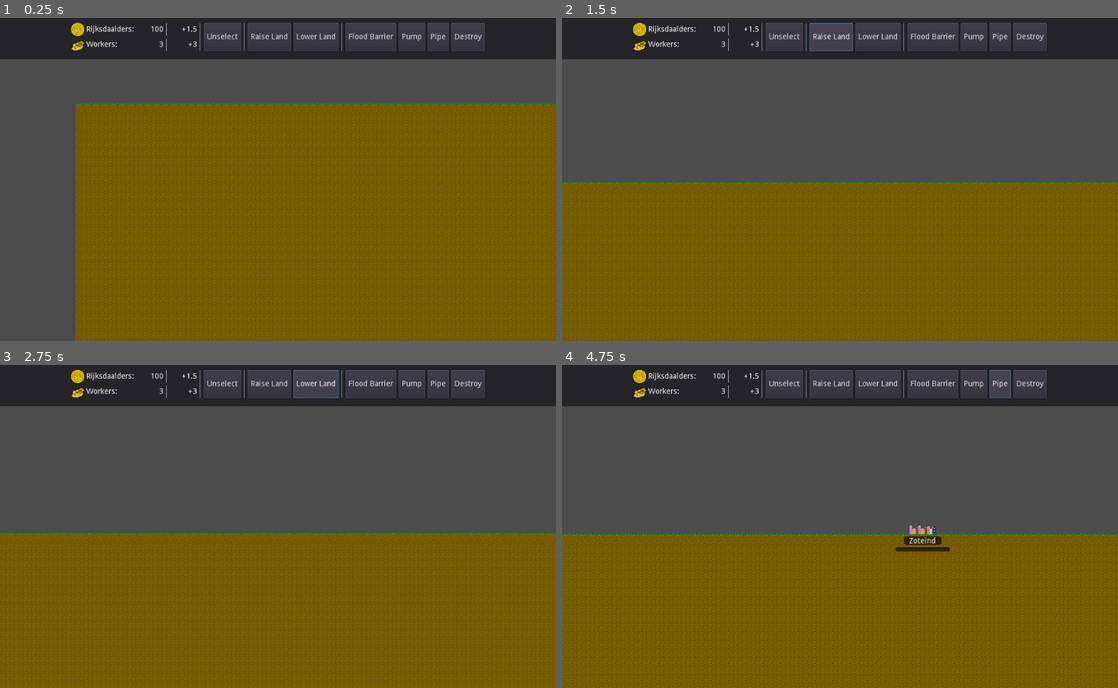
Above: before the commit, frames 1-4 (two rows, left to right).
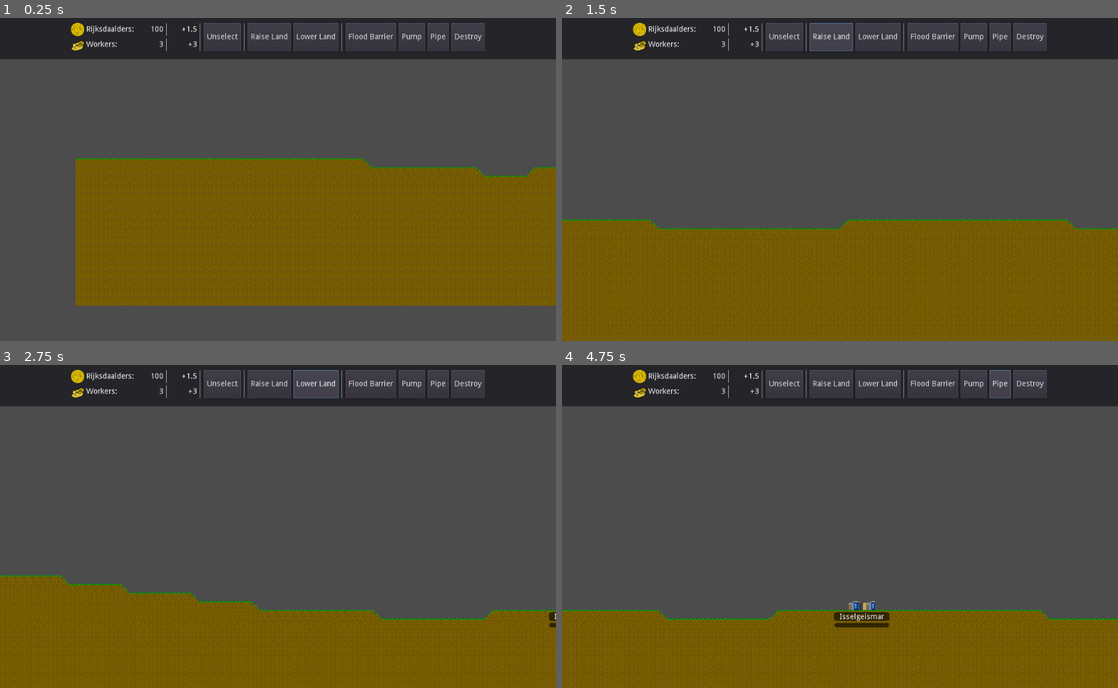
Above: after the commit, the same moments.

Repository: Groogy/LudumDare49
Game: Godot game, scene res://scenes/Game.tscn
Two runs of this game, one before a commit and one after it. Both use one fixed random seed, a clock stepped at 60 frames per second and the inputs below.
Inputs:
- Up to frame 1 (0.25 s): no input
- Up to frame 2 (1.5 s): click "Unselect" at 0.5 s; click "Raise Land" at 1.25 s
- Up to frame 3 (2.75 s): click "Lower Land" at 2 s
- Up to frame 4 (4.75 s): click "Flood Barrier" at 2.75 s; click "Pump" at 3.5 s; click "Pipe" at 4.25 s

The runs differ from the first frame. In frame 1, 28% of the frame differs, in the area x 13-100%, y 26-100%; in frame 2, 16%; in frame 3, 24%; in frame 4, 28%, in the area x 0-100%, y 49-100%.

Commit message:
Generate some simple terrain

Diff:
--- a/logic/generators/TerrainGenerator.gd
+++ b/logic/generators/TerrainGenerator.gd
@@ -17,6 +17,23 @@
 	var map: TileMap = parent.get_terrain_map()
 	if not map: return
 	map.map_bounds = parent.target_area
-	for i in 32:
+	var current_y = parent.start_y
+	var prevous_y = current_y
+	var min_y = parent.start_y
+	var count := 10
+	var highest = 0
+	var levels := []
+	for x in range(parent.target_area.position.x, parent.target_area.end.x):
+		levels.append(current_y)
+		if current_y > highest: highest = current_y
+		if x == 32 or x == 64: min_y /= 2
+		if count <= 0 and randi() % 3 == 0: # Should we change level?
+			current_y = max(current_y + randi() % 3 - 1, min_y)
+			count = 6
+		else:
+			count -= 1
+
+	for y in highest:
 		for x in range(parent.target_area.position.x, parent.target_area.end.x):
-			map.fill(x) #Set a level playing field
+			if -map.find_surface(x) < levels[x]:
+				map.fill(x)
--- a/logic/generators/WorldGenerator.gd
+++ b/logic/generators/WorldGenerator.gd
@@ -8,6 +8,7 @@
 
 export var generation_seed: int = 0 setget set_generation_seed
 export var target_area := Rect2(0, 0, 100, 100)
+export var start_y := 16
 export var start_settlement_area := Rect2(0, 0, 100, 100)
 export var start_settlement_max_size := 3
 
